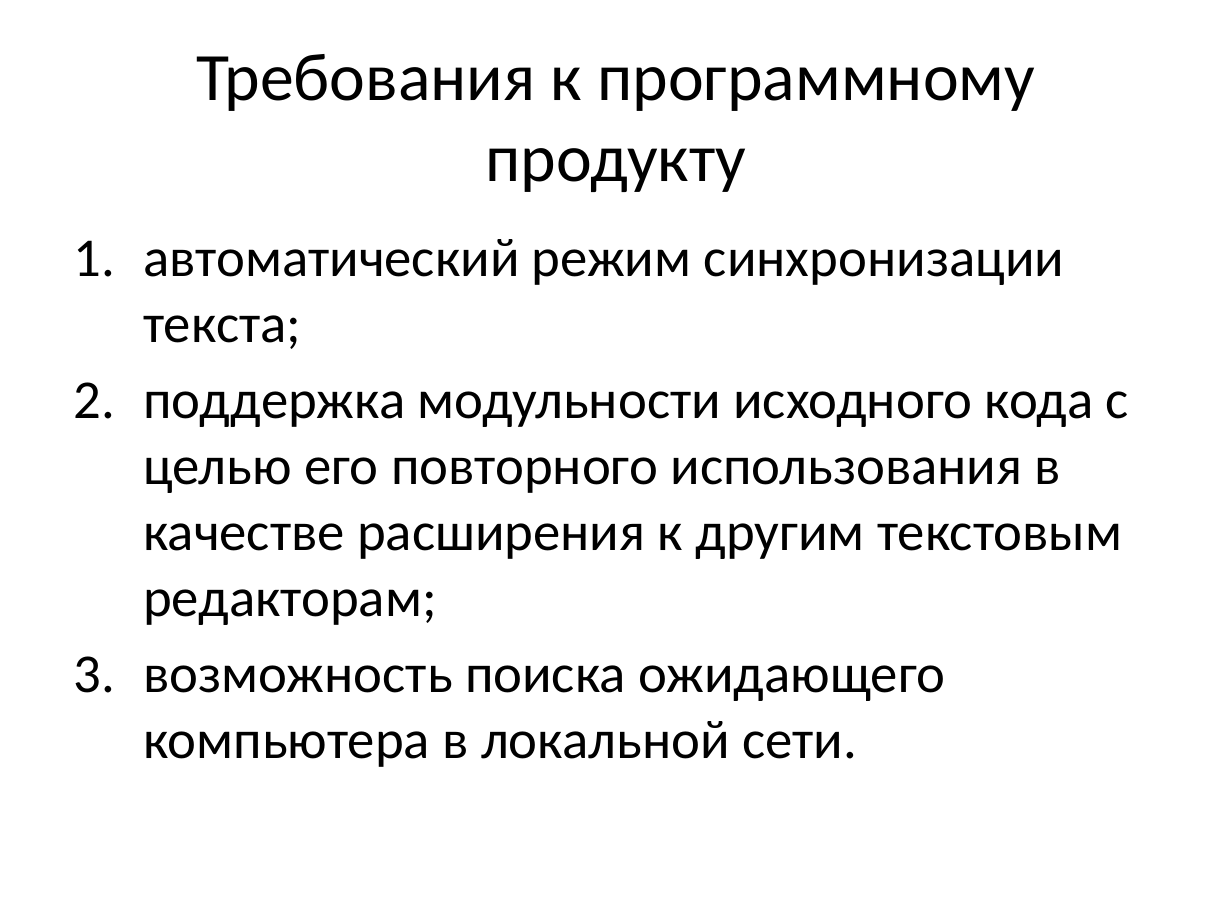
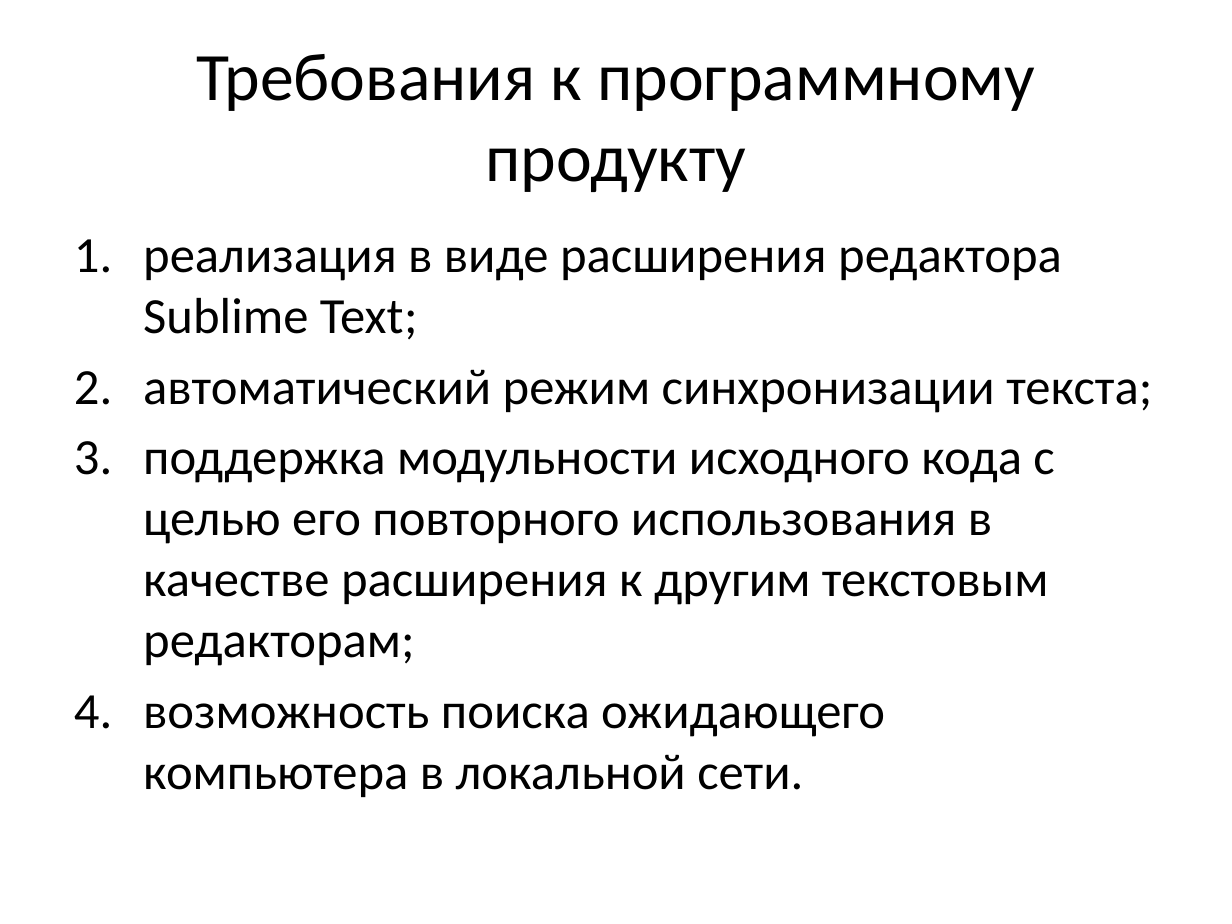
Before and after one commit to mikhail-putilov/archive, a slide deck: slide 4 of ВКР Путилов М.Ю. Презентация.pptx. Drawn at 1232x924 pixels with LibreOffice and Linux fonts; fonts in the diff are those of the drawing. Boxes give left, top, right and bottom in pixels: in the first picture for what was removed or moved away, otherwise in the second. Text is boxed around its words. In the diff, an @@ line names an element or a change of style, - is before the commit and + after.

```diff
--- a/ВКР Путилов М.Ю. Презентация.pptx
+++ b/ВКР Путилов М.Ю. Презентация.pptx
@@ text at (143,247,1062,340): paragraph added @@
+1. реализация в виде расширения редактора Sublime Text;
@@ text at (143,369,1152,797): size 32 to 29.6 pt in "автоматический режим синхронизации текста;", "поддержка модульности исходного кода с целью его ...", "возможность поиска ожидающего компьютера в локальной сети." @@
```
Also in this commit, not shown: 12 other slides changed, 7 slides added, 1 slide removed, 4 other files.
